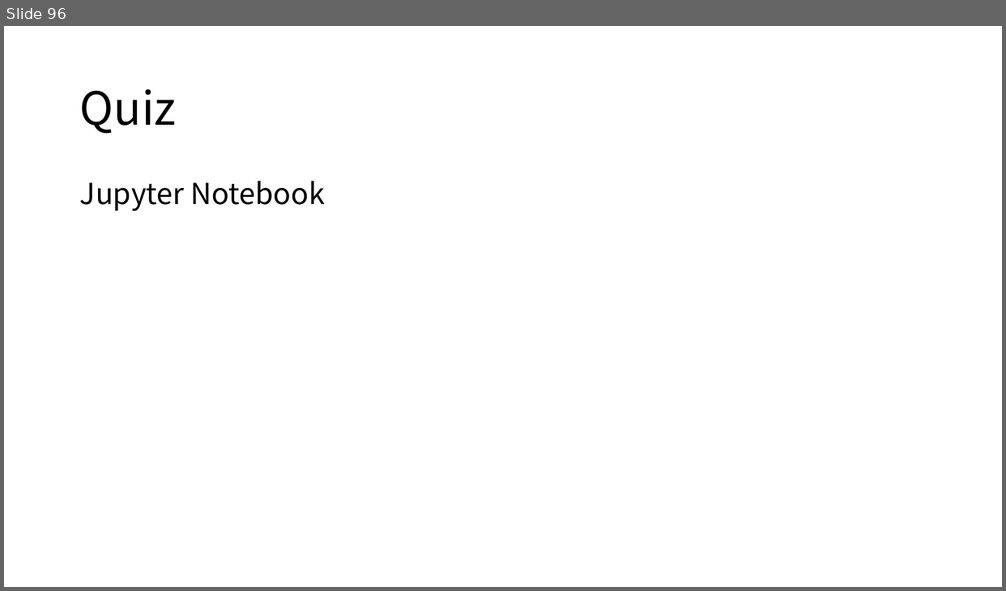
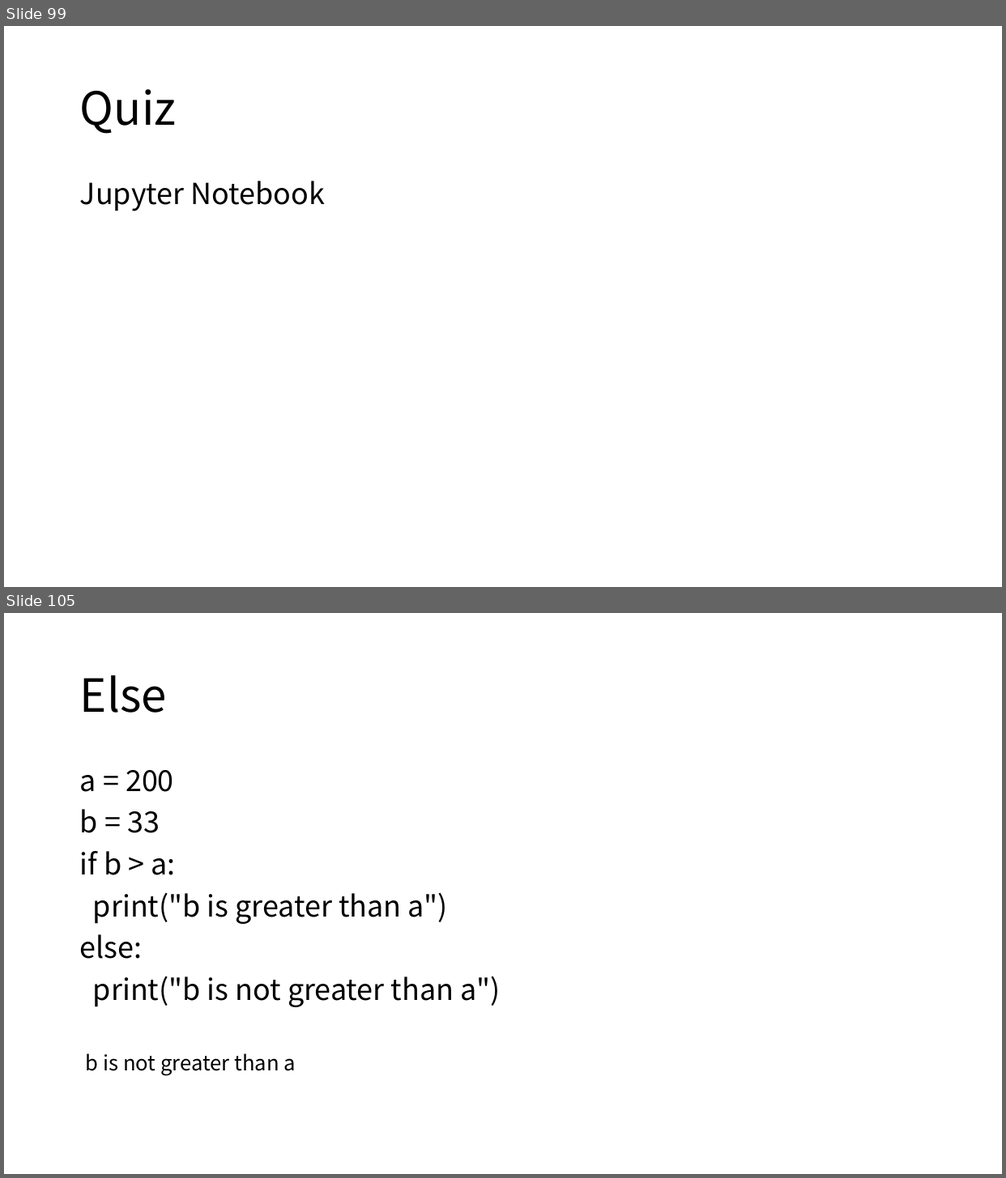
Before and after one commit to HanSeunghyuk/Python_Tutorial, a slide deck: Python Tutorial.pptx. Shown one above the other, each under a label of ours: slide 96 before the commit, slides 99 and 105 after it; the slides between them are not shown. The pictures are 1006x591 and 1006x1178 pixels, drawn with LibreOffice and Linux fonts; fonts in the diff are those of the drawing. Boxes give left, top, right and bottom in pixels: in the first picture for what was removed or moved away, otherwise in the second. Text is boxed around its words. In the diff, an @@ line names an element or a change of style, - is before the commit and + after.

```diff
--- a/Python Tutorial.pptx
+++ b/Python Tutorial.pptx
@@ slide 105 added at <box>4,613,1002,1174</box>, background #FFFFFF @@
@@ title added at <box>80,675,167,713</box>, 44 pt, text #000000 @@
+Else
@@ text added at <box>80,770,500,1007</box>, 28 pt, text #000000 @@
+a = 200
+b = 33
+if b > a:
+print("b is greater than a")
+else:
+print("b is not greater than a")
@@ text added at <box>86,1054,296,1076</box>, 20 pt, text #000000 @@
+b is not greater than a
@@ what was slide 96 is now slide 99 @@
```
Also in this commit, not shown: 16 other slides added.
